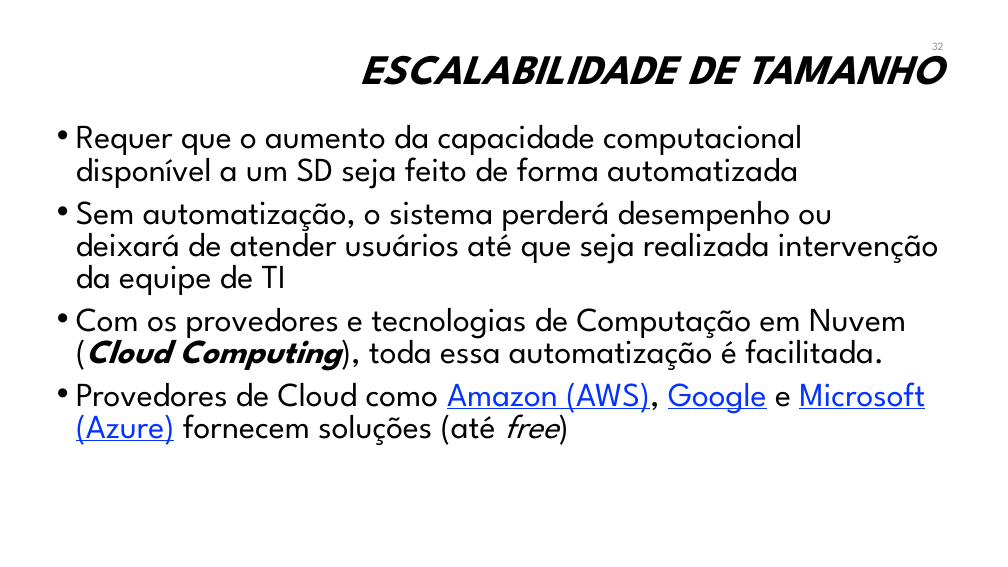
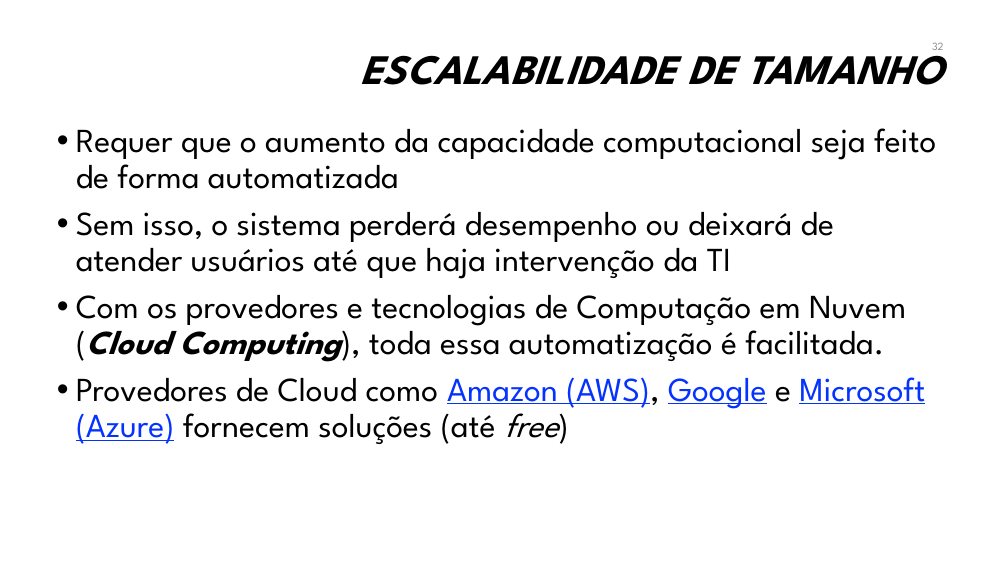
Before and after one commit to manoelcampos/sistemas-distribuidos, a slide deck: slide 32 of introducao-sd.pptx. Drawn at 1008x567 pixels with LibreOffice and Linux fonts; fonts in the diff are those of the drawing; background and template pictures are left out. Boxes give left, top, right and bottom in pixels: in the first picture for what was removed or moved away, otherwise in the second. Text is boxed around its words. In the diff, an @@ line names an element or a change of style, - is before the commit and + after.

```diff
--- a/introducao-sd.pptx
+++ b/introducao-sd.pptx
@@ text at box(76, 128, 936, 279): text changed @@
-• Requer que o aumento da capacidade computacional disponível a um SD seja feito de forma automatizada
-• Sem automatização, o sistema perderá desempenho ou deixará de atender usuários até que seja realizada intervenção da equipe de TI
+• Requer que o aumento da capacidade computacional seja feito de forma automatizada
+• Sem isso, o sistema perderá desempenho ou deixará de atender usuários até que haja intervenção da TI
@@ text at box(76, 295, 925, 444): line spacing 0.8 to 0.9 @@
```
Also in this commit, not shown: 4 other slides changed, 1 slide added, 1 other file.
